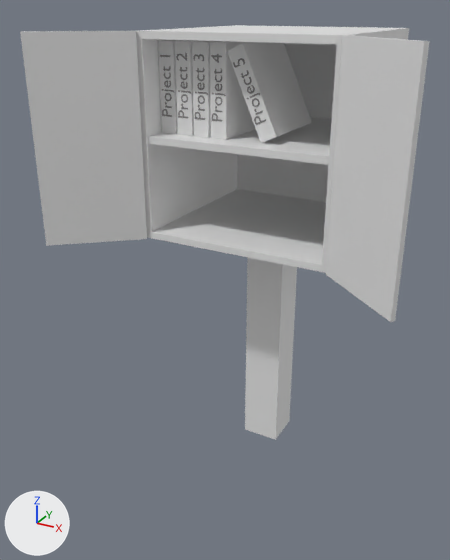
What one commit did to the glTF model public/Projectsv2.glb.
Before and after are seen from a 50 mm lens placed at (5.34, -11.94, 9.78), pointed at (-0.41, -1.49, 4.56). Arrows for +X, +Y and +Z are at lower left; the lights stay in place. Where no turn or scale is listed for an object, it has been applied to the vertices.

Before the edit, the objects in view are built like this:
```python
ob_cube = bpy.data.objects.new('Cube', me_cube)
ob_cube.location = (0.0, 0.0, 2.75)
ob_cube_006 = bpy.data.objects.new('Cube.006', me_cube_004)
ob_cube_006.location = (0.0, 0.0, 7.38)
ob_cube_007 = bpy.data.objects.new('Cube.007', me_cube_006)
ob_cube_007.location = (0.0, 0.0, 7.4)
ob_cube_008 = bpy.data.objects.new('Cube.008', me_cube_007)
ob_cube_008.location = (2.75, -2.66, 7.38)
ob_cube_008.rotation_euler = (0.0, -3.142, -0.698)  # degrees (0, -180, -40)
ob_cube_008.scale = (-0.984, -0.041, -2.0)
ob_cube_009 = bpy.data.objects.new('Cube.009', me_cube_009)
ob_cube_009.location = (-2.72, -2.68, 7.38)
ob_cube_009.rotation_euler = (0.0, 3.142, 0.698)  # degrees (0, 180, 40)
ob_cube_009.scale = (-1.01, -0.041, -2.0)
ob_project1 = bpy.data.objects.new('Project1', me_cube_010)
ob_project1.location = (-1.67, -0.64, 8.33)
ob_project1_001 = bpy.data.objects.new('Project1.001', me_cube_015)
ob_project1_001.location = (-1.29, -0.64, 8.33)
ob_project1_002 = bpy.data.objects.new('Project1.002', me_cube_016)
ob_project1_002.location = (-0.92, -0.64, 8.33)
ob_project1_003 = bpy.data.objects.new('Project1.003', me_cube_017)
ob_project1_003.location = (-0.54, -0.64, 8.33)
# also in view: 'Project1.004' at (0.16, -0.64, 8.33)
```
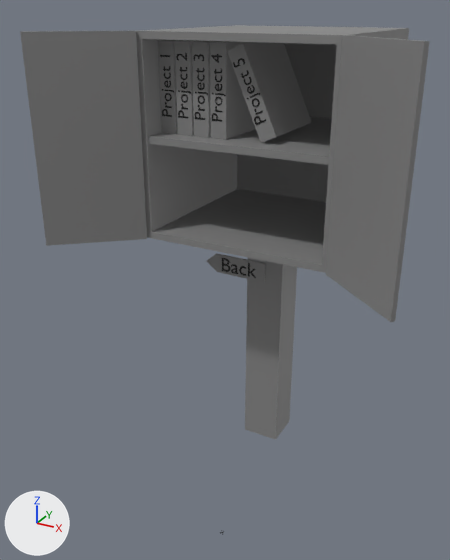
Boxes (x1, y1, x2, y2) around the edits, measured in the pictures (450 x 560 px):
'Cube.006', recoloured: (136, 25, 409, 273) in both
'Cube.009', recoloured: (20, 31, 147, 246) in both
'Cube.008', recoloured: (326, 35, 430, 322) in both
'Cube', recoloured: (245, 258, 297, 440) in both
'Project1.004', recoloured (grey to black): (227, 42, 312, 143) in both
'Cube.007', recoloured: (148, 117, 332, 165) in both
'Project1.003', recoloured: (210, 41, 256, 140) in both
'Project1.002', recoloured: (192, 41, 213, 138) in both
'Project1.001', recoloured: (175, 40, 198, 136) in both
'Project1', recoloured: (158, 40, 178, 134) in both
'BackArrow', added: after (207, 253, 266, 283)
'Text.005', added: after (222, 258, 256, 278)

Diff of the bpy script that builds the scene:
```diff
--- a/public/Projectsv2.glb.py
+++ b/public/Projectsv2.glb.py
@@ mat_material @@
+mat_material = principled_material('Material')
+mat_material.base_color = (0.0, 0.0, 0.0)  # black #000000
@@ me_cube @@
 me_cube.from_pydata(...)  # 8 vertices, 12 faces; spans x -0.42..0.42, y -0.42..0.42, z -2.7..2.7
+me_cube.materials.append(mat_material_002)  # grey #868686
@@ me_cube_004 @@
 me_cube_004.from_pydata(...)  # 16 vertices, 28 faces; spans x -1.99..1.99, y -1.99..1.99, z -1.99..1.99
+me_cube_004.materials.append(mat_material_002)  # grey #868686
@@ me_cube_006 @@
 me_cube_006.from_pydata(...)  # 8 vertices, 12 faces; spans x -1.94..1.94, y -1.94..1.94, z -0.07..0.07
+me_cube_006.materials.append(mat_material_002)  # grey #868686
@@ me_cube_007 @@
 me_cube_007.from_pydata(...)  # 16 vertices, 24 faces; spans x -1.0..1.0, y -1.0..1.0, z -1.0..1.0
+me_cube_007.materials.append(mat_material_002)  # grey #868686
@@ me_cube_009 @@
 me_cube_009.from_pydata(...)  # 8 vertices, 12 faces; spans x -1.0..1.0, y -1.0..1.0, z -1.0..1.0
+me_cube_009.materials.append(mat_material_002)  # grey #868686
@@ me_cube_010 @@
 me_cube_010.from_pydata(...)  # 8 vertices, 12 faces; spans x -0.17..0.17, y -0.86..0.86, z -0.86..0.86
+me_cube_010.materials.append(mat_material_002)  # grey #868686
@@ me_cube_015 @@
 me_cube_015.from_pydata(...)  # 8 vertices, 12 faces; spans x -0.17..0.17, y -0.86..0.86, z -0.86..0.86
+me_cube_015.materials.append(mat_material_002)  # grey #868686
@@ me_cube_016 @@
 me_cube_016.from_pydata(...)  # 8 vertices, 12 faces; spans x -0.17..0.17, y -0.86..0.86, z -0.86..0.86
+me_cube_016.materials.append(mat_material_002)  # grey #868686
@@ me_cube_017 @@
 me_cube_017.from_pydata(...)  # 8 vertices, 12 faces; spans x -0.17..0.17, y -0.86..0.86, z -0.86..0.86
+me_cube_017.materials.append(mat_material_002)  # grey #868686
@@ me_cube_018 @@
 me_cube_018.from_pydata(...)  # 8 vertices, 12 faces; spans x -0.51..0.51, y -0.86..0.86, z -0.85..0.85
+me_cube_018.materials.append(mat_material_002)  # grey #868686
@@ me_text_006 @@
+me_text_006.from_pydata(...)  # 776 vertices, 1544 faces; spans x 0.035..0.909, y -0.005..0.005, z -0.004..0.322
+me_text_006.materials.append(mat_material)  # black #000000
@@ me_cube_001 @@
+me_cube_001.from_pydata([(-0.92, -0.02, 0.12), (-0.66, -0.02, 0.35), (0.58, -0.02, 0.34), (0.58, -0.02, -0.11), (-0.63, -0.02, -0.09), (-0.92, 0.02, 0.12), (-0.66, 0.02, 0.35), (0.58, 0.02, 0.35), (0.58, 0.02, -0.11), (-0.63, 0.02, -0.09)], [], [(5, 9, 4), (5, 4, 0), (5, 0, 1), (5, 1, 6), (2, 7, 6), (2, 6, 1), (3, 8, 7), (3, 7, 2), (3, 2, 1), (1, 0, 4), (1, 4, 3), (4, 9, 8), (4, 8, 3), (5, 6, 7), (7, 8, 9), (7, 9, 5)])
+me_cube_001.materials.append(mat_material_002)  # grey #868686
@@ ob_text_005 @@
+ob_text_005 = bpy.data.objects.new('Text.005', me_text_006)
+ob_text_005.location = (-1.1, -0.45, 4.26)
@@ ob_backarrow @@
+ob_backarrow = bpy.data.objects.new('BackArrow', me_cube_001)
+ob_backarrow.location = (-0.56, -0.43, 4.29)
```
